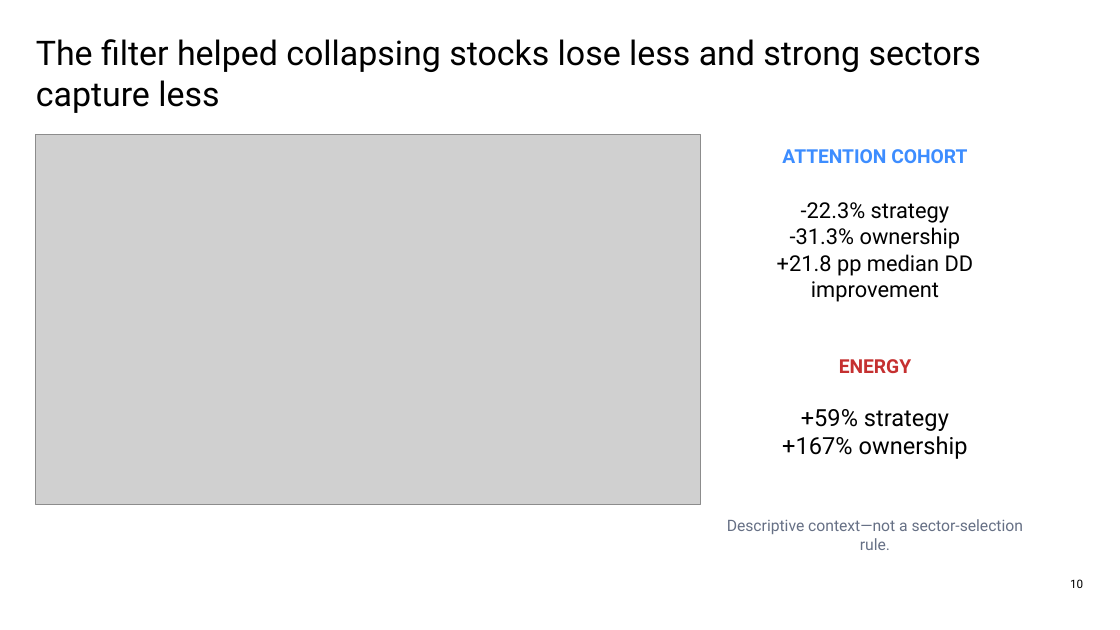
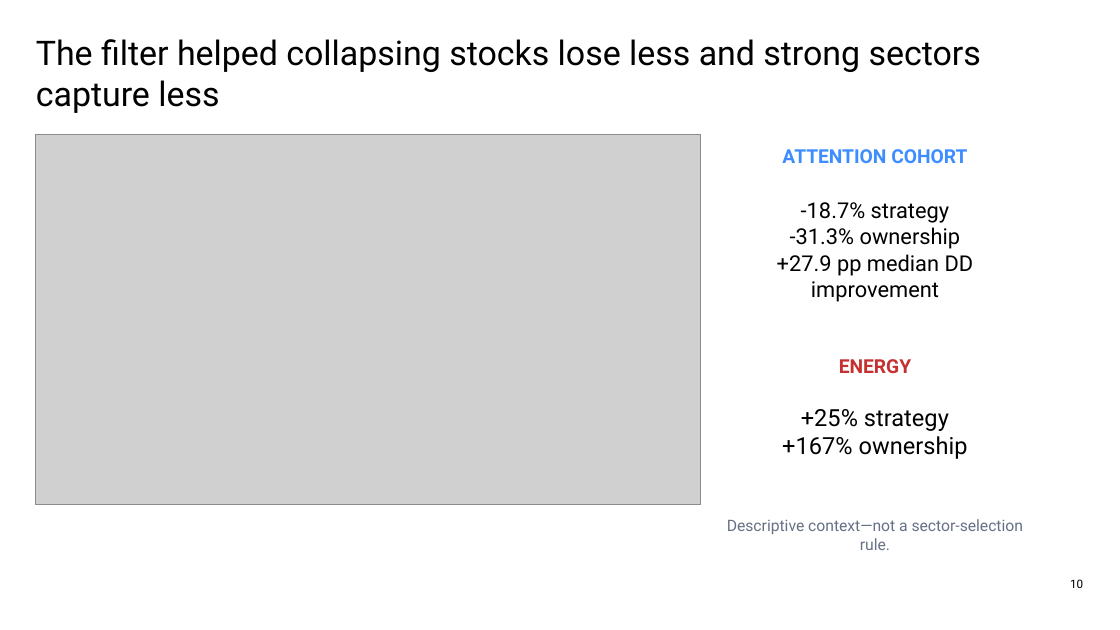
Before and after one commit to Francisc0Franc0/Time-Series-Modeling-Gen5, a slide deck: slide 10 of operator_hypothesis_lab/presentations/hyp_mom_02_1_sma200_cross_wide_discovery_evidence.pptx. Drawn at 1120x630 pixels with LibreOffice and Linux fonts; fonts in the diff are those of the drawing; grey boxes stand for pictures. Boxes give left, top, right and bottom in pixels: in the first picture for what was removed or moved away, otherwise in the second. Text is boxed around its words. In the diff, an @@ line names an element or a change of style, - is before the commit and + after.

```diff
--- a/operator_hypothesis_lab/presentations/hyp_mom_02_1_sma200_cross_wide_discovery_evidence.pptx
+++ b/operator_hypothesis_lab/presentations/hyp_mom_02_1_sma200_cross_wide_discovery_evidence.pptx
@@ text at (801,202,950,223): text changed @@
--22.3% strategy
+-18.7% strategy
@@ text at (777,254,974,302): text changed @@
-+21.8 pp median DD improvement
++27.9 pp median DD improvement
@@ text at (801,409,949,431): text changed @@
-+59% strategy
++25% strategy
```
Also in this commit, not shown: 10 other slides changed, 1 slide added, 1 slide removed, 9 other files.
